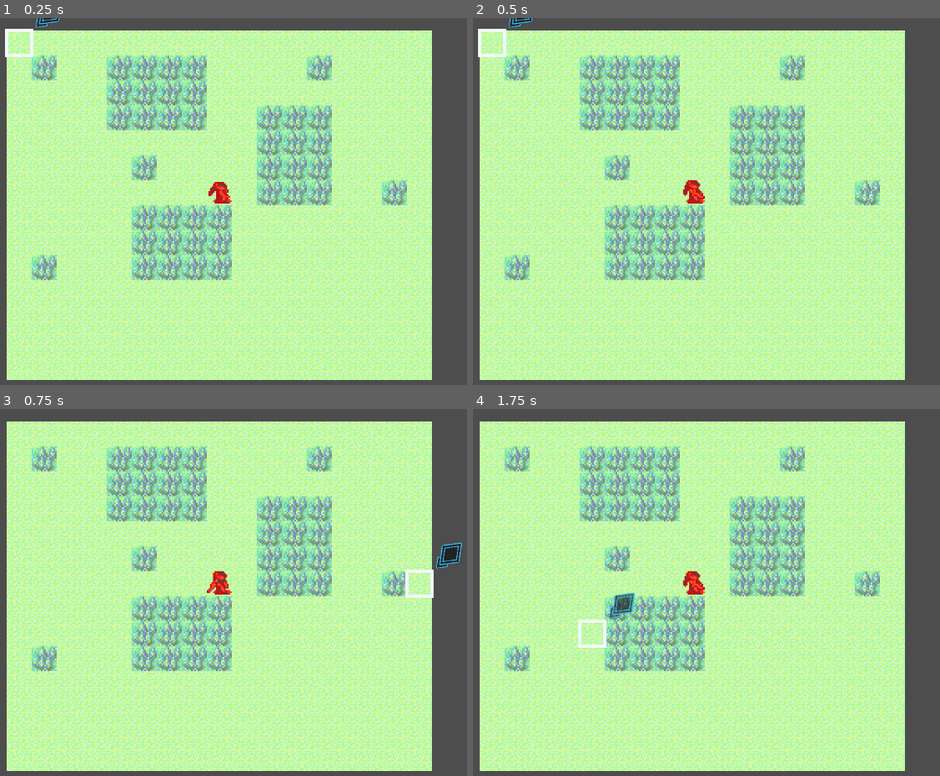
Above: before the commit, frames 1-4 (two rows, left to right).
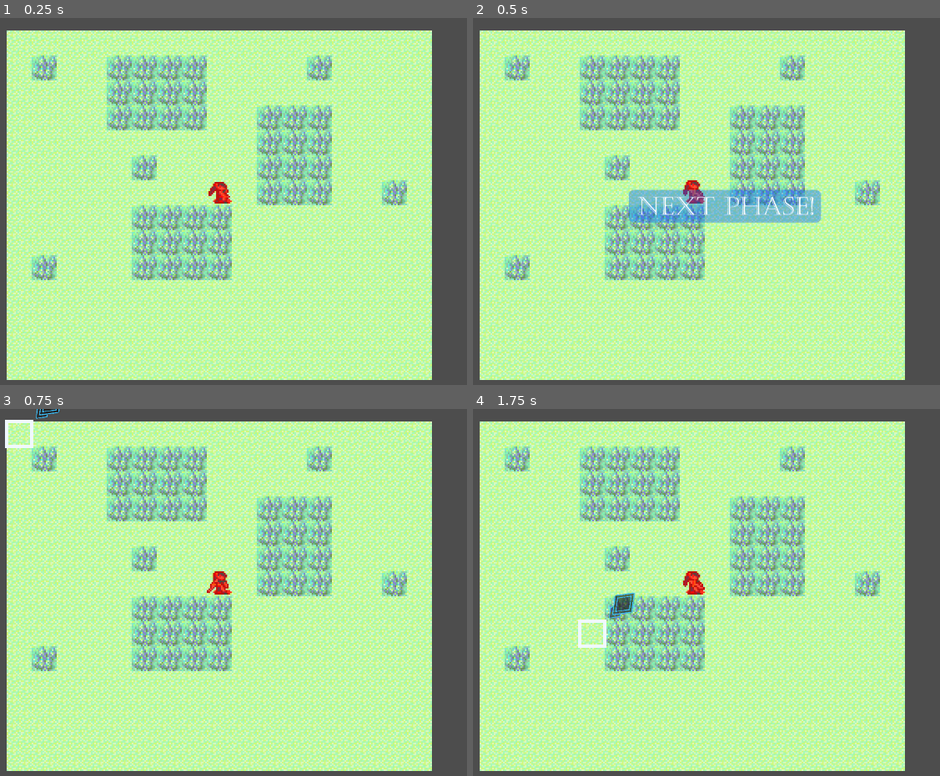
Above: after the commit, the same moments.

Repository: mojius/FarmStrategy
Game: Godot game, scene res://Main.tscn
Two runs of this game, one before a commit and one after it. Both use one fixed random seed, a clock stepped at 60 frames per second and the inputs below.
Inputs (mouse positions are in pixels of both pictures, inside the frame that each line leads up to):
- Up to frame 1 (0.25 s): no input
- Up to frame 2 (0.5 s): no input
- Up to frame 3 (0.75 s): move the mouse to (401, 577) at 0.52 s; press the mouse at (401, 577) at 0.53 s; hold Right (ui_right) from 0.53 s (still down)
- Up to frame 4 (1.75 s): tap Space (ui_accept) at 0.77, 1.52 s; tap Enter at 1.25 s; move the mouse to (594, 614) at 1.27 s; release Right (ui_right) at 1.28 s; release the mouse at (594, 614) at 1.28 s; hold Down (ui_down) from 1.28 s (still down); click (594, 614) at 1.35 s

The runs differ from the first frame. In frame 1, 0.3% of the frame differs, in the area x 1-13%, y 0-11%; in frame 2, 4.0%, in the area x 1-75%, y 0-56%; in frame 3, 0.8%; in frame 4, nothing differs.
Error before the commit: Parse Error: Expected indented block after function declaration. (res://GameBoard/GameBoard.gd:324)

Commit message:
Refactors, object for path info

Diff:
--- a/Background/Map.gd
+++ b/Background/Map.gd
@@ -76,19 +76,21 @@
 
 	return cells
 
-func calculate_path(start: Vector2, goal: Vector2, is_player: bool, max_distance: int = 9999) -> Array:
+func calculate_path(pi: PathInfo) -> Array:
+
+
 	var frontier := PriorityQueue.new()
-	frontier.insert(start, 0)
+	frontier.insert(pi.start_cell, 0)
 	var came_from := {}
 	var cost_so_far := {}
-	came_from[start] = null
-	cost_so_far[start] = 0
+	came_from[pi.start_cell] = null
+	cost_so_far[pi.start_cell] = 0
 
 	var current: Vector2
 
 	while not frontier.is_empty():
 		current = frontier.extract()
-		if (current == goal):
+		if (current == pi.target_cell):
 			break
 
 		if not grid.is_within_bounds(current):
@@ -98,7 +100,7 @@
 		if get_impassable_at_tile(current) == true:
 			continue
 
-		if is_occupied(current) and current != start:
+		if is_occupied(current) and current != pi.start_cell:
 			continue
 
 		for direction in DIRECTIONS:
@@ -108,33 +110,33 @@
 			var new_cost = cost_so_far[current] + cost
 			if next not in cost_so_far or new_cost < cost_so_far[next]:
 				cost_so_far[next] = new_cost
-				var priority = new_cost + _heuristic(goal, next)
+				var priority = new_cost + _heuristic(pi.target_cell, next)
 				frontier.insert(next, priority)
 				came_from[next] = current
 
 
 	var path := []
-	while (current != start):
+	while (current != pi.start_cell):
 		path.append(current)
 		current = came_from[current]
 
-	path.append(start)
+	path.append(pi.start_cell)
 	path.reverse()
 
-	if (path.any(func(vector): return vector == goal) and not is_player):
+	if (path.any(func(vector): return vector == pi.start_cell) and not pi.is_player):
 		path.resize(path.size() - 1)
 
-	if max_distance == 9999:
+	if pi.unlimited_range:
 		return path
 
 	# Path shortening algorithm
 	var limited_path := []
 	limited_path.append(path.pop_front())
-	var temp_distance: int = max_distance
+	var temp_distance: int = pi.max_distance
 	while (temp_distance > 0 and not path.is_empty()):
 		var temp_cell = path.pop_front()
 
-		if temp_distance - get_movement_cost_at_tile(temp_cell) < 0 or cost_so_far[temp_cell] > max_distance: continue
+		if temp_distance - get_movement_cost_at_tile(temp_cell) < 0 or cost_so_far[temp_cell] > pi.max_distance: continue
 
 		limited_path.append(temp_cell)
 		temp_distance -= get_movement_cost_at_tile(temp_cell)
--- a/GameBoard/GameBoard.gd
+++ b/GameBoard/GameBoard.gd
@@ -270,7 +270,6 @@
 	# Change this later.
 	var target_faction = _get_opposing_faction(faction)
 
-
 	var faction_units := get_tree().get_nodes_in_group(faction)
 	for unit: Unit in faction_units:
 		_cpu_think(unit)
@@ -281,49 +280,62 @@
 func _cpu_think(unit: Unit):
 	_active_unit = unit
 	_active_unit.is_selected = true
+	const INVALID_PATH = 9999
 
 	var target_faction = _get_opposing_faction(_active_unit._faction)
 	var target_faction_units := get_tree().get_nodes_in_group(target_faction)
 
+	await _try_attack_in_range()
+
+	var path := []
+	path.resize(INVALID_PATH)
+
+	for enemy: Unit in target_faction_units:
+		var pi: PathInfo = PathInfo.new(_active_unit.cell, enemy.cell, _active_unit.move_range)
+		pi.is_player = false
+
+		var new_path : Array = _map.calculate_path(pi)
+		if (not new_path.is_empty() and new_path.size() < path.size()):
+			path = new_path
+
+	# If we can't immediately attack an enemy in range or we're right next to them,
+	if path.is_empty() or path.size() == INVALID_PATH:
+			_deselect_active_unit()
+			return
+
+	_active_path = path
+
+	# Move the enemy to the last element in the path.
+	_move_active_unit(path[path.size() - 1], false)
+	await unit.walk_finished
+
+	if not (await _try_attack_in_range()):
+		return
+
+	_deselect_active_unit()
+
+func _try_attack_in_range() -> bool:
 	_find_targets_in_range(_active_unit)
 	if (_active_targets.size() > 0):
 		await attack(_active_targets.pick_random())
-		return
-
-	var path := []
-	path.resize(9999)
-
-
-	for enemy: Unit in target_faction_units:
-		var new_path : Array = _map.calculate_path(_active_unit.cell, enemy.cell, false, _active_unit.move_range)
-		if (not new_path.is_empty() and new_path.size() < path.size()):
-			path = new_path
-
-	# If we can't immediately attack an enemy in range or we're right next to them,
-	if path.is_empty() or path.size() == 9999:
-			_deselect_active_unit()
-			return
-
-	_active_path = path
-
-	# Move the enemy to the last element in the path.
-	_move_active_unit(path[path.size() - 1], false)
-	await unit.walk_finished
-
-	_find_targets_in_range(_active_unit)
-	if (_active_targets.size() > 0):
-		await attack(_active_targets.pick_random())
-		return
-
-	_deselect_active_unit()
-
+		return true
+	return false
 
 func _zombie_think(unit: Unit):
+	# No need to change, but move range is 1.
 	pass
 
 func _creeper_think(unit: Unit):
-pass
-
+	# No real need to change, but does prioritize plants... and eat them. Need switch statements for what's eaten?
+	pass
+
+func _skeleton_think(unit: Unit):
+	# Something something find_units_in_Range function.
+	pass
+
+func _spider_think(unit: Unit):
+	# Special function to ignore terrain. Turn into PathingSettings class?
+	pass
 
 func _get_opposing_faction(faction: String):
 	if (faction == "Player" || faction == "Ally"):
--- a/Main.tscn
+++ b/Main.tscn
@@ -25,7 +25,6 @@
 [node name="GameBoard" type="Node2D" parent="."]
 y_sort_enabled = true
 script = ExtResource("2_hx4vu")
-grid = null
 starting_faction = null
 
 [node name="UIContainer" type="CanvasLayer" parent="GameBoard"]
--- /dev/null
+++ b/Map/PathInfo.gd
@@ -0,0 +1,24 @@
+class_name PathInfo extends RefCounted
+
+var start_cell := Vector2(-1,-1)
+var target_cell := Vector2(-1, -1)
+var max_distance := 1
+var is_player := false
+var ignore_terrain := false
+var unlimited_range := false
+
+
+func _init(
+			_start_cell: Vector2,
+			_target_cell: Vector2,
+			_max_distance: int,
+			_is_player := false,
+			_ignore_terrain := false,
+			_unlimited_range := false):
+
+	start_cell = _start_cell
+	target_cell = _target_cell
+	max_distance = _max_distance
+	is_player = _is_player
+	ignore_terrain = _ignore_terrain
+	unlimited_range = _unlimited_range
--- a/UI/UnitPathArrow.gd
+++ b/UI/UnitPathArrow.gd
@@ -18,7 +18,8 @@
 # Finds and draws the path between `cell_start` and `cell_end`.
 func draw(unit: Unit, target_cell: Vector2) -> void:
 	clear()
-	current_path = _map.calculate_path(unit.cell, target_cell, true, unit.move_range)
+	var pi: PathInfo = PathInfo.new(unit.cell, target_cell, unit.move_range, true)
+	current_path = _map.calculate_path(pi)
 	set_cells_terrain_connect(0, current_path, 0, 0)
 
 
Not shown: 2 places in Main.tscn that only renumber resources
